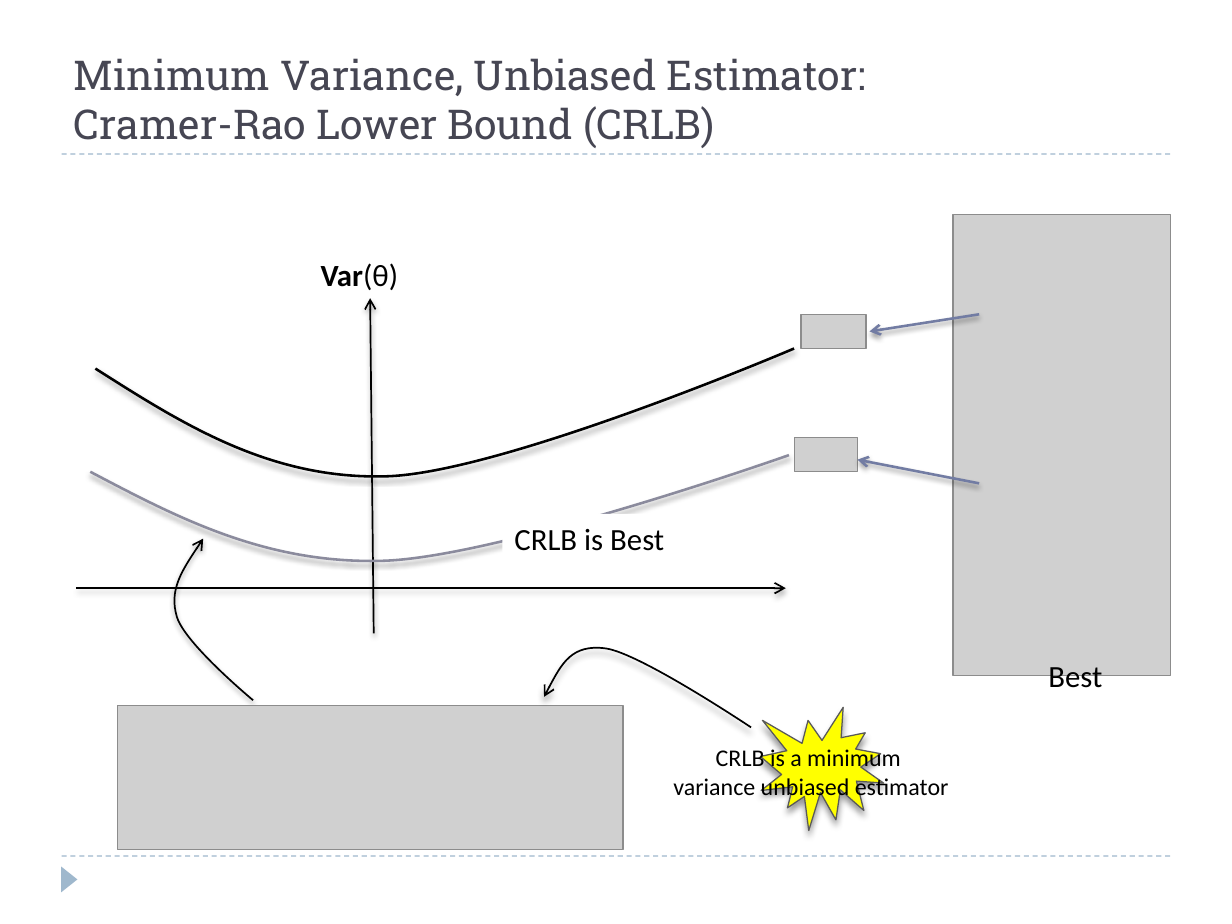
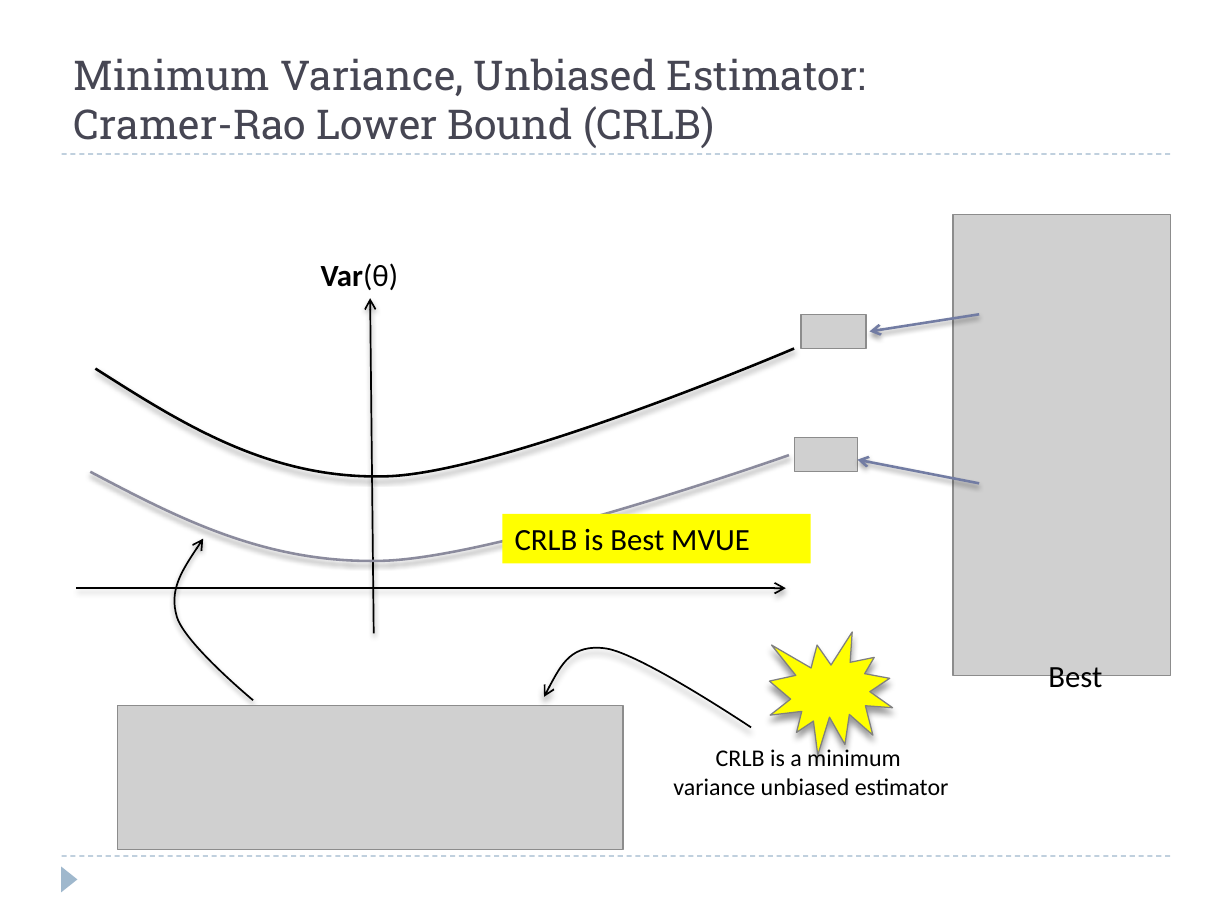
Before and after one commit to josh-gleason/CS679, a slide deck: slide 8 of Presentation/CS679Presentation2.pptx. Drawn at 1232x924 pixels with LibreOffice and Linux fonts; fonts in the diff are those of the drawing; grey boxes stand for pictures; background and template pictures are left out. Boxes give left, top, right and bottom in pixels: in the first picture for what was removed or moved away, otherwise in the second. Text is boxed around its words. In the diff, an @@ line names an element or a change of style, - is before the commit and + after.

```diff
--- a/Presentation/CS679Presentation2.pptx
+++ b/Presentation/CS679Presentation2.pptx
@@ rectangle "CRLB is Best MVUE": place and size @@
-rectangle "CRLB is Best MVUE" at box(514, 529, 664, 551)
+rectangle "CRLB is Best MVUE" at box(503, 514, 811, 563)
@@ rectangle "CRLB is Best MVUE" at box(503, 514, 811, 563): fill none to #FFFF00 @@
@@ text in rectangle at box(515, 529, 750, 551): text changed @@
-CRLB is Best
+CRLB is Best MVUE
@@ irregular seal: place and size @@
-irregular seal at box(760, 707, 883, 830)
+irregular seal at box(770, 632, 893, 755)
@@ irregular seal at box(770, 632, 893, 755): outline #595959 0.75 pt to #808080 0.75 pt @@
```
Also in this commit, not shown: 7 other slides changed.
